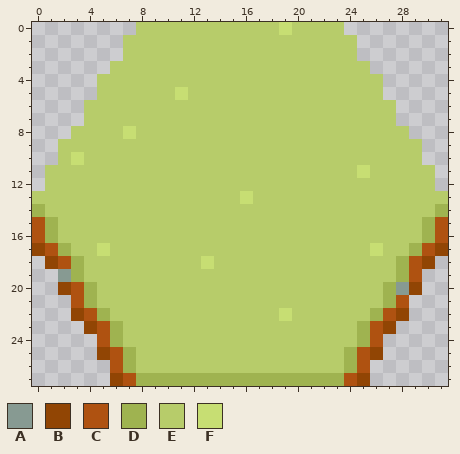
Pixel-art sprite: src/main/resources/civilization/png/tiles/Plain.png. Above: the version before the commit.
Rulers count pixels.
Palette (. is transparent): A #879a92  B #914504  C #af5211  D #9fb350  E #b7cc6a  F #c7de73
Pixels before, first column x 0:
 0 ........EEEEEEEEEEEFEEEE........
 1 .......EEEEEEEEEEEEEEEEEE.......
 2 .......EEEEEEEEEEEEEEEEEE.......
 3 ......EEEEEEEEEEEEEEEEEEEE......
 4 .....EEEEEEEEEEEEEEEEEEEEEE.....
 5 .....EEEEEEFEEEEEEEEEEEEEEE.....
 6 ....EEEEEEEEEEEEEEEEEEEEEEEE....
 7 ....EEEEEEEEEEEEEEEEEEEEEEEE....
 8 ...EEEEFEEEEEEEEEEEEEEEEEEEEE...
 9 ..EEEEEEEEEEEEEEEEEEEEEEEEEEEE..
10 ..EFEEEEEEEEEEEEEEEEEEEEEEEEEE..
11 .EEEEEEEEEEEEEEEEEEEEEEEEFEEEEE.
12 .EEEEEEEEEEEEEEEEEEEEEEEEEEEEEE.
13 EEEEEEEEEEEEEEEEFEEEEEEEEEEEEEEE
14 DEEEEEEEEEEEEEEEEEEEEEEEEEEEEEED
15 CDEEEEEEEEEEEEEEEEEEEEEEEEEEEEDC
16 CDEEEEEEEEEEEEEEEEEEEEEEEEEEEEDC
17 BCDEEFEEEEEEEEEEEEEEEEEEEEFEEDCB
18 .BCDEEEEEEEEEFEEEEEEEEEEEEEEDCB.
19 ..ADEEEEEEEEEEEEEEEEEEEEEEEEDC..
20 ..BCDEEEEEEEEEEEEEEEEEEEEEEDAB..
21 ...CDEEEEEEEEEEEEEEEEEEEEEEDC...
22 ...BCDEEEEEEEEEEEEEFEEEEEEDCB...
23 ....BCDEEEEEEEEEEEEEEEEEEDCB....
24 .....CDEEEEEEEEEEEEEEEEEEDC.....
25 .....BCDEEEEEEEEEEEEEEEEDCB.....
26 ......CDEEEEEEEEEEEEEEEEDC......
27 ......BCDDDDDDDDDDDDDDDDCB......
After:
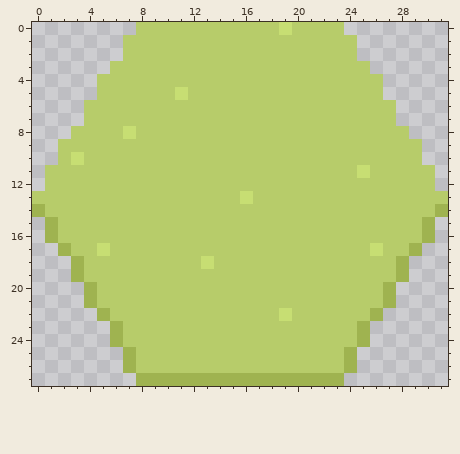
Changes in this commit:
file 32x28 -> 224x196 pixels (blocks of 1x1 -> 7x7; one block is one cell here)
y 15..16: x 0 C -> .; x 31 C -> .
y 17: x 0..1 BC -> ..; x 30..31 CB -> ..
y 18: x 1..2 BC -> ..; x 29..30 CB -> ..
y 19: x 2 A -> .; x 29 C -> .
y 20: x 2..3 BC -> ..; x 28..29 AB -> ..
y 21: x 3 C -> .; x 28 C -> .
y 22: x 3..4 BC -> ..; x 27..28 CB -> ..
y 23: x 4..5 BC -> ..; x 26..27 CB -> ..
y 24: x 5 C -> .; x 26 C -> .
y 25: x 5..6 BC -> ..; x 25..26 CB -> ..
y 26: x 6 C -> .; x 25 C -> .
y 27: x 6..7 BC -> ..; x 24..25 CB -> ..
Boxes around the changes in both pictures, in picture pixels (x1, y1, x2, y2):
erased: (32, 217, 136, 386)
erased: (344, 217, 448, 386)
